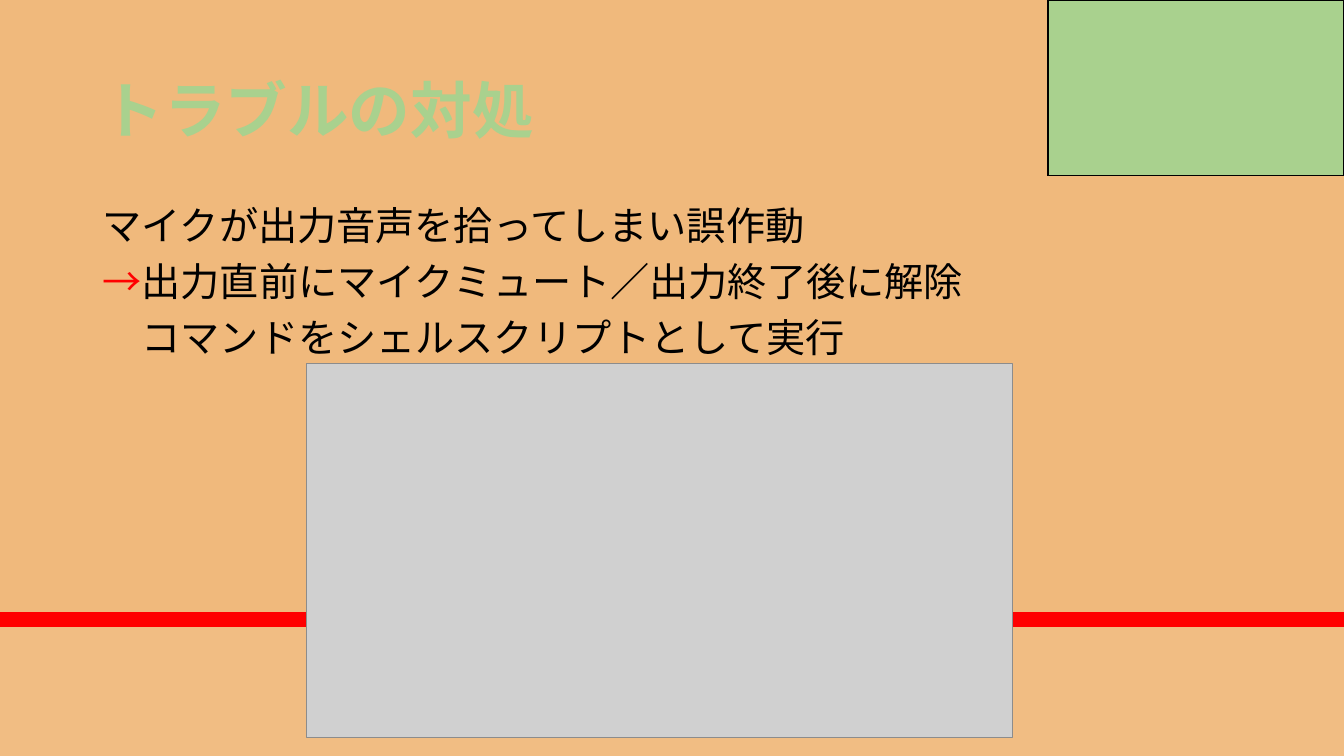
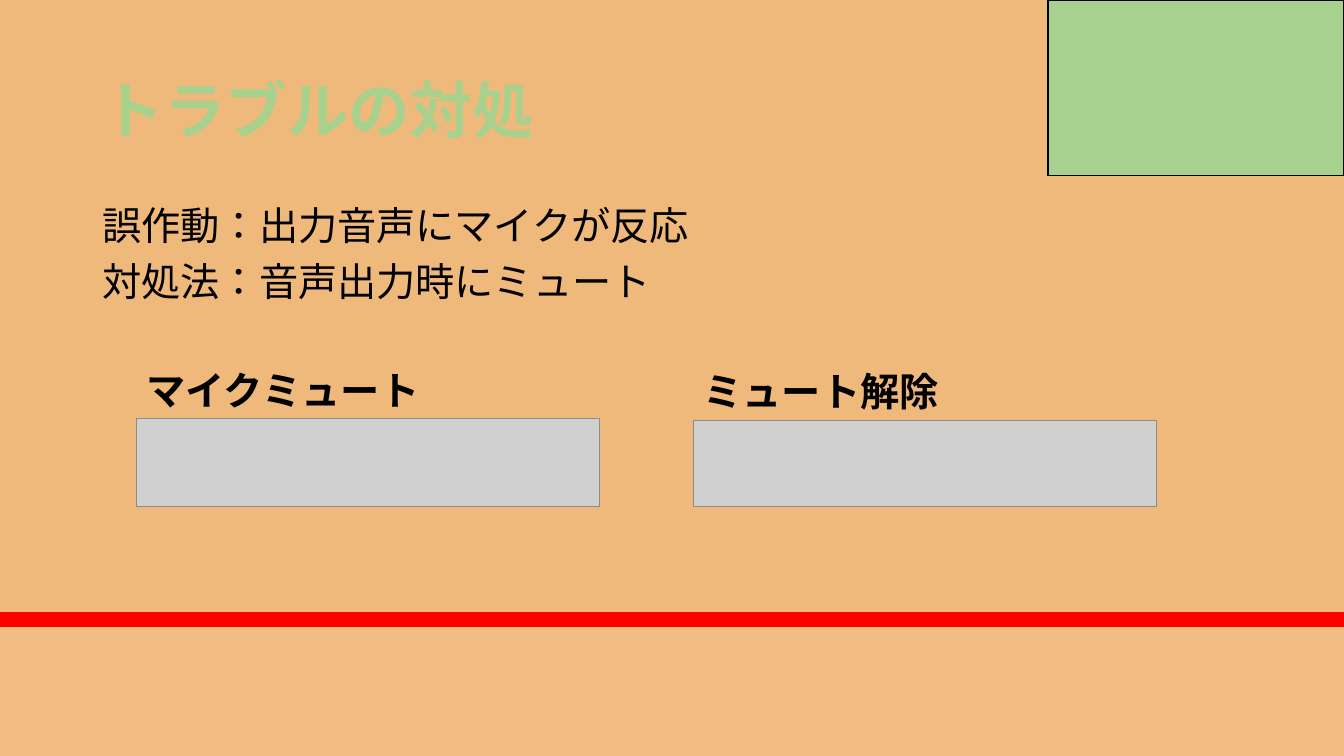
Before and after one commit to RikiishiSuzunosuke/AIspeaker_yosie, a slide deck: slide 22 of presentation/AIスピーカー開発_3_main.pptx. Drawn at 1344x756 pixels with LibreOffice and Linux fonts; fonts in the diff are those of the drawing; grey boxes stand for pictures. Boxes give left, top, right and bottom in pixels: in the first picture for what was removed or moved away, otherwise in the second. Text is boxed around its words. In the diff, an @@ line names an element or a change of style, - is before the commit and + after.

```diff
--- a/presentation/AIスピーカー開発_3_main.pptx
+++ b/presentation/AIスピーカー開発_3_main.pptx
@@ text at <box>102,207,688,300</box>: text changed @@
-マイクが出力音声を拾ってしまい誤作動
-→出力直前にマイクミュート／出力終了後に解除
-コマンドをシェルスクリプトとして実行
+誤作動：出力音声にマイクが反応
+対処法：音声出力時にミュート
@@ text added at <box>146,372,419,408</box>, 28 pt, text #000000, bold @@
+マイクミュート
@@ picture removed at <box>307,364,1012,738</box> @@
@@ text added at <box>704,372,939,410</box>, 28 pt, text #000000, bold @@
+ミュート解除
@@ picture added at <box>136,418,599,506</box> @@
@@ picture added at <box>694,420,1156,506</box> @@
```
Also in this commit, not shown: 14 other slides changed, 4 other files.
